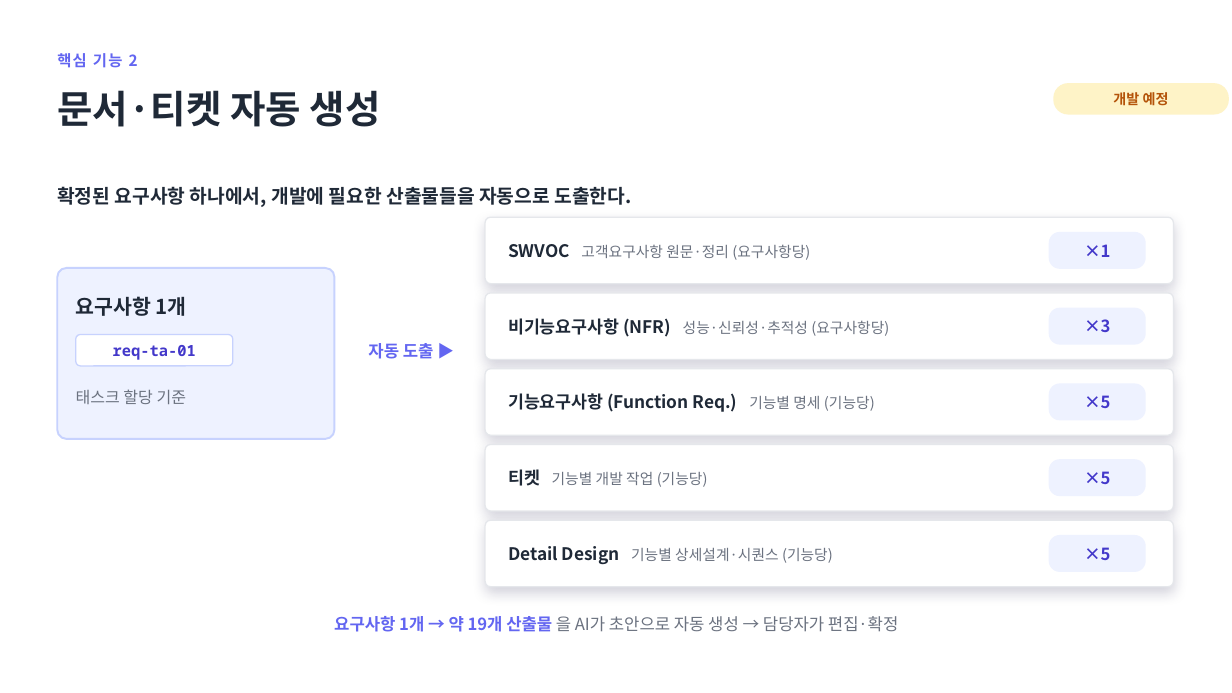
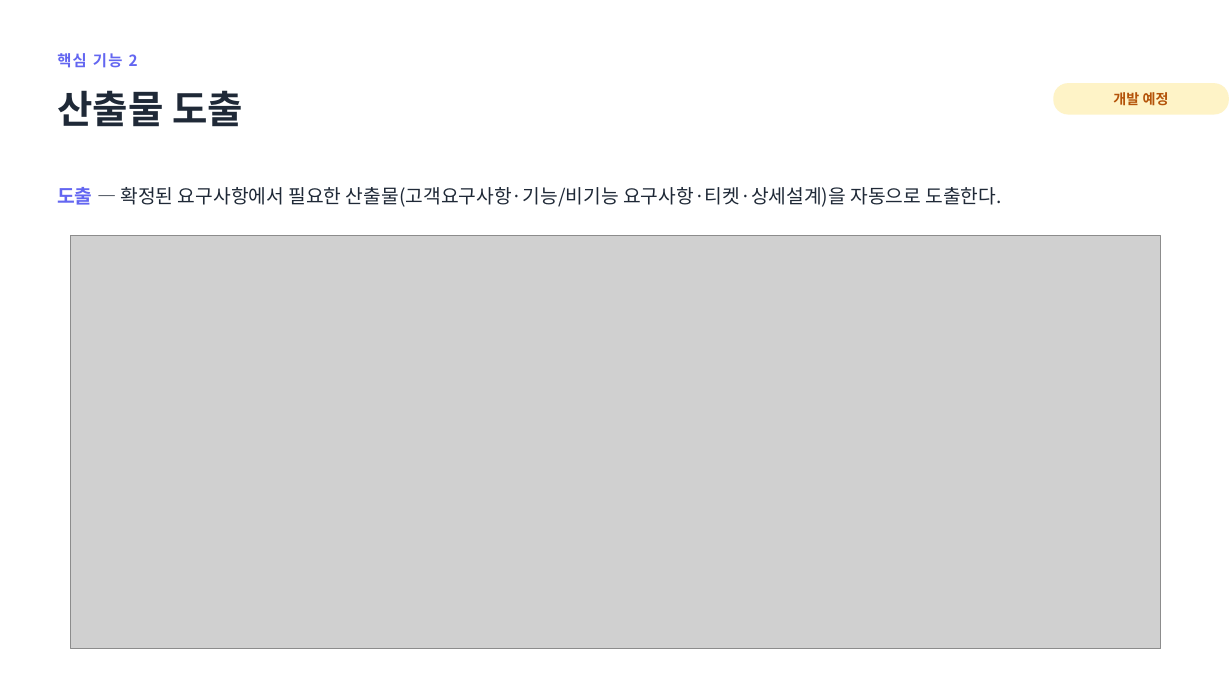
Before and after one commit to jihunhan98/semes-superrookie, a slide deck: slide 10 of docs/진행공유_요구사항자동화.pptx. Drawn at 1232x693 pixels with LibreOffice and Linux fonts; fonts in the diff are those of the drawing; grey boxes stand for pictures. Boxes give left, top, right and bottom in pixels: in the first picture for what was removed or moved away, otherwise in the second. Text is boxed around its words. In the diff, an @@ line names an element or a change of style, - is before the commit and + after.

```diff
--- a/docs/진행공유_요구사항자동화.pptx
+++ b/docs/진행공유_요구사항자동화.pptx
@@ text at (x1=57, y1=90, x2=243, y2=127): text changed @@
-문서·티켓 자동 생성
+산출물 도출
@@ text at (x1=57, y1=187, x2=1001, y2=207): text changed; bold off @@
-확정된 요구사항 하나에서, 개발에 필요한 산출물들을 자동으로 도출한다.
+도출 — 확정된 요구사항에서 필요한 산출물(고객요구사항·기능/비기능 요구사항·티켓·상세설계)을 자동으로 도출한다.
@@ picture added at (x1=71, y1=236, x2=1162, y2=649) @@
@@ rounded rectangle removed at (x1=485, y1=217, x2=1174, y2=284) @@
@@ rounded rectangle removed at (x1=1049, y1=232, x2=1146, y2=269) @@
-×1
@@ rounded rectangle removed at (x1=57, y1=268, x2=335, y2=439) @@
@@ text removed at (x1=508, y1=244, x2=810, y2=260) @@
-SWVOC 고객요구사항 원문·정리 (요구사항당)
@@ text removed at (x1=76, y1=296, x2=187, y2=316) @@
-요구사항 1개
@@ rounded rectangle removed at (x1=485, y1=293, x2=1174, y2=360) @@
@@ text removed at (x1=508, y1=318, x2=889, y2=337) @@
-비기능요구사항 (NFR) 성능·신뢰성·추적성 (요구사항당)
@@ rounded rectangle removed at (x1=1049, y1=308, x2=1146, y2=345) @@
-×3
@@ rounded rectangle removed at (x1=76, y1=335, x2=233, y2=366) @@
-req-ta-01
@@ text removed at (x1=368, y1=343, x2=434, y2=359) @@
-자동 도출 ▶
@@ text removed at (x1=76, y1=389, x2=186, y2=404) @@
-태스크 할당 기준
@@ rounded rectangle removed at (x1=485, y1=369, x2=1174, y2=435) @@
@@ rounded rectangle removed at (x1=1049, y1=384, x2=1146, y2=421) @@
-×5
@@ text removed at (x1=508, y1=393, x2=875, y2=412) @@
-기능요구사항 (Function Req.) 기능별 명세 (기능당)
@@ rounded rectangle removed at (x1=485, y1=445, x2=1174, y2=511) @@
@@ text removed at (x1=508, y1=469, x2=708, y2=487) @@
-티켓 기능별 개발 작업 (기능당)
@@ rounded rectangle removed at (x1=1049, y1=459, x2=1146, y2=496) @@
-×5
@@ rounded rectangle removed at (x1=485, y1=520, x2=1174, y2=587) @@
@@ rounded rectangle removed at (x1=1049, y1=535, x2=1146, y2=572) @@
-×5
@@ text removed at (x1=508, y1=546, x2=833, y2=564) @@
-Detail Design 기능별 상세설계·시퀀스 (기능당)
@@ text removed at (x1=334, y1=616, x2=898, y2=632) @@
-요구사항 1개 → 약 19개 산출물 을 AI가 초안으로 자동 생성 → 담당자가 편집·확정
```
Also in this commit, not shown: 3 other slides changed, 1 slide removed, 2 other files.
